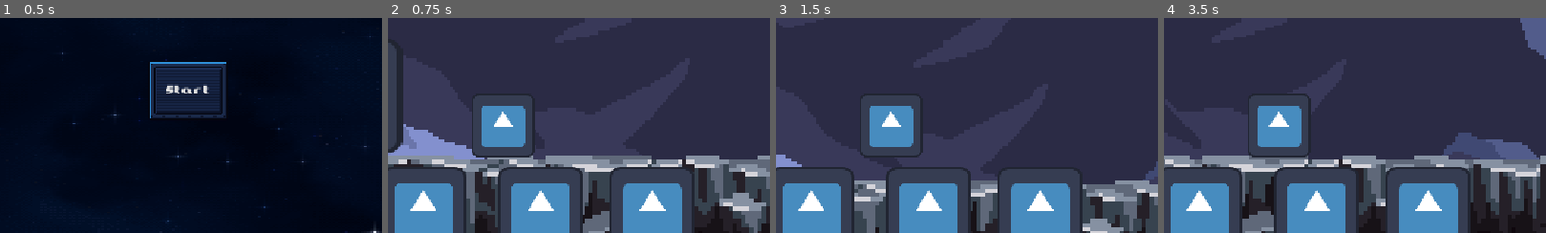
Above: before the commit, frames 1-4 (left to right).
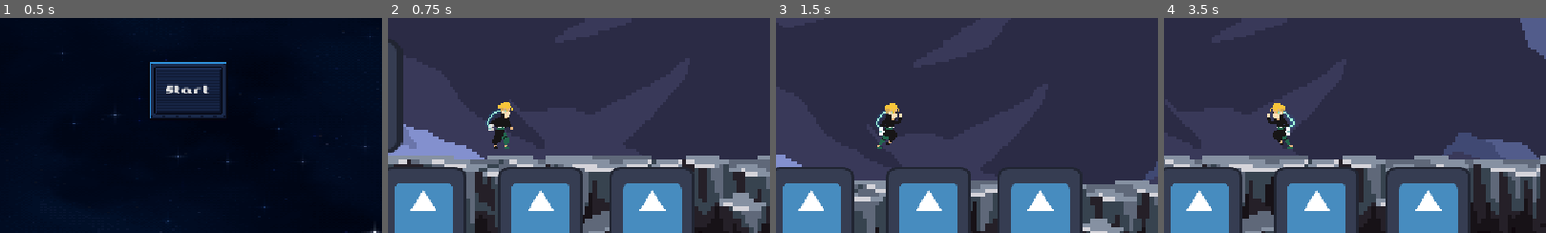
Above: after the commit, the same moments.

Repository: Ollieblock1/WHACK2026
Game: Godot game, scene res://game.tscn
Same seed, same stepped clock (60 frames per second), same inputs: the game is played once before the commit and once after it. The engine's default icon, where the game draws it, is replaced by a stand-in: a white triangle on a blue panel in a dark square.
Inputs:
- Up to frame 1 (0.5 s): no input
- Up to frame 2 (0.75 s): click "Start" at 0.5 s
- Up to frame 3 (1.5 s): tap Enter at 1.25 s; hold Right (moveRight) from 1.28 s (still down); tap Space (moveJump) at 1.35 s
- Up to frame 4 (3.5 s): tap Space (moveJump) at 1.52, 1.82, 2.27, 2.3, 2.57, 3.05 s; tap 1 (select1) at 2.1 s; release Right (moveRight) at 2.78 s; hold A (moveLeft) from 2.78 s (still down); tap 2 (select2) at 2.85 s
The pictures show only the part of the screen within x 24-74%, y 42-92%; the shares and areas given below are measured in that part.

Frame 1 is identical in both runs. In frame 2, 2.5% of the frame differs, in the area x 22-39%, y 39-65%; in frame 3, 2.4%; in frame 4, 2.5%.

Commit message:
Added some functionality for player anims

Diff:
--- a/scenes/player/player.tscn
+++ b/scenes/player/player.tscn
@@ -1,7 +1,7 @@
 [gd_scene format=3 uid="uid://cmso0t026kb2a"]
 
-[ext_resource type="Texture2D" uid="uid://dpunqpfijmmdo" path="res://icon.svg" id="1_8afob"]
 [ext_resource type="Script" uid="uid://ckmg8qdb8mlq" path="res://scripts/player/player.gd" id="1_dovo2"]
+[ext_resource type="Texture2D" uid="uid://bcnenki5n1rua" path="res://assets/player/animation-0002.png" id="2_dovo2"]
 
 [sub_resource type="RectangleShape2D" id="RectangleShape2D_3bixf"]
 size = Vector2(128, 128)
@@ -14,6 +14,265 @@
 
 [sub_resource type="CircleShape2D" id="CircleShape2D_1phas"]
 radius = 54.037025
+
+[sub_resource type="AtlasTexture" id="AtlasTexture_gmlin"]
+atlas = ExtResource("2_dovo2")
+region = Rect2(0, 288, 64, 48)
+
+[sub_resource type="AtlasTexture" id="AtlasTexture_lvxji"]
+atlas = ExtResource("2_dovo2")
+region = Rect2(64, 288, 64, 48)
+
+[sub_resource type="AtlasTexture" id="AtlasTexture_p47bc"]
+atlas = ExtResource("2_dovo2")
+region = Rect2(128, 288, 64, 48)
+
+[sub_resource type="AtlasTexture" id="AtlasTexture_75vfm"]
+atlas = ExtResource("2_dovo2")
+region = Rect2(192, 288, 64, 48)
+
+[sub_resource type="AtlasTexture" id="AtlasTexture_0owmy"]
+atlas = ExtResource("2_dovo2")
+region = Rect2(256, 288, 64, 48)
+
+[sub_resource type="AtlasTexture" id="AtlasTexture_qek5x"]
+atlas = ExtResource("2_dovo2")
+region = Rect2(320, 288, 64, 48)
+
+[sub_resource type="AtlasTexture" id="AtlasTexture_5gtgg"]
+atlas = ExtResource("2_dovo2")
+region = Rect2(384, 288, 64, 48)
+
+[sub_resource type="AtlasTexture" id="AtlasTexture_h17s1"]
+atlas = ExtResource("2_dovo2")
+region = Rect2(448, 288, 64, 48)
+
+[sub_resource type="AtlasTexture" id="AtlasTexture_je7p5"]
+atlas = ExtResource("2_dovo2")
+region = Rect2(512, 288, 64, 48)
+
+[sub_resource type="AtlasTexture" id="AtlasTexture_fm80t"]
+atlas = ExtResource("2_dovo2")
+region = Rect2(576, 288, 64, 48)
+
+[sub_resource type="AtlasTexture" id="AtlasTexture_gx1jg"]
+atlas = ExtResource("2_dovo2")
+region = Rect2(640, 288, 64, 48)
+
+[sub_resource type="AtlasTexture" id="AtlasTexture_ugbui"]
+atlas = ExtResource("2_dovo2")
+region = Rect2(704, 288, 64, 48)
+
+[sub_resource type="AtlasTexture" id="AtlasTexture_fcs02"]
+atlas = ExtResource("2_dovo2")
+region = Rect2(768, 288, 64, 48)
+
+[sub_resource type="AtlasTexture" id="AtlasTexture_myrg7"]
+atlas = ExtResource("2_dovo2")
+region = Rect2(832, 288, 64, 48)
+
+[sub_resource type="AtlasTexture" id="AtlasTexture_kvlxm"]
+atlas = ExtResource("2_dovo2")
+region = Rect2(256, 240, 64, 48)
+
+[sub_resource type="AtlasTexture" id="AtlasTexture_uf5tr"]
+atlas = ExtResource("2_dovo2")
+region = Rect2(0, 0, 64, 48)
+
+[sub_resource type="AtlasTexture" id="AtlasTexture_lgqa7"]
+atlas = ExtResource("2_dovo2")
+region = Rect2(64, 0, 64, 48)
+
+[sub_resource type="AtlasTexture" id="AtlasTexture_8ydkj"]
+atlas = ExtResource("2_dovo2")
+region = Rect2(128, 0, 64, 48)
+
+[sub_resource type="AtlasTexture" id="AtlasTexture_3j4b4"]
+atlas = ExtResource("2_dovo2")
+region = Rect2(192, 0, 64, 48)
+
+[sub_resource type="AtlasTexture" id="AtlasTexture_yj68g"]
+atlas = ExtResource("2_dovo2")
+region = Rect2(256, 0, 64, 48)
+
+[sub_resource type="AtlasTexture" id="AtlasTexture_ioxgp"]
+atlas = ExtResource("2_dovo2")
+region = Rect2(0, 240, 64, 48)
+
+[sub_resource type="AtlasTexture" id="AtlasTexture_cnsyf"]
+atlas = ExtResource("2_dovo2")
+region = Rect2(64, 240, 64, 48)
+
+[sub_resource type="AtlasTexture" id="AtlasTexture_007i1"]
+atlas = ExtResource("2_dovo2")
+region = Rect2(128, 240, 64, 48)
+
+[sub_resource type="AtlasTexture" id="AtlasTexture_6cv16"]
+atlas = ExtResource("2_dovo2")
+region = Rect2(192, 240, 64, 48)
+
+[sub_resource type="AtlasTexture" id="AtlasTexture_j4nxn"]
+atlas = ExtResource("2_dovo2")
+region = Rect2(256, 240, 64, 48)
+
+[sub_resource type="AtlasTexture" id="AtlasTexture_28m0y"]
+atlas = ExtResource("2_dovo2")
+region = Rect2(320, 240, 64, 48)
+
+[sub_resource type="AtlasTexture" id="AtlasTexture_uniwh"]
+atlas = ExtResource("2_dovo2")
+region = Rect2(384, 240, 64, 48)
+
+[sub_resource type="AtlasTexture" id="AtlasTexture_dovo2"]
+atlas = ExtResource("2_dovo2")
+region = Rect2(0, 48, 64, 48)
+
+[sub_resource type="AtlasTexture" id="AtlasTexture_iqsei"]
+atlas = ExtResource("2_dovo2")
+region = Rect2(64, 48, 64, 48)
+
+[sub_resource type="AtlasTexture" id="AtlasTexture_tffgl"]
+atlas = ExtResource("2_dovo2")
+region = Rect2(128, 48, 64, 48)
+
+[sub_resource type="AtlasTexture" id="AtlasTexture_pk8ii"]
+atlas = ExtResource("2_dovo2")
+region = Rect2(192, 48, 64, 48)
+
+[sub_resource type="AtlasTexture" id="AtlasTexture_5mf0n"]
+atlas = ExtResource("2_dovo2")
+region = Rect2(256, 48, 64, 48)
+
+[sub_resource type="AtlasTexture" id="AtlasTexture_4hvnv"]
+atlas = ExtResource("2_dovo2")
+region = Rect2(320, 48, 64, 48)
+
+[sub_resource type="SpriteFrames" id="SpriteFrames_3bixf"]
+animations = [{
+"frames": [{
+"duration": 1.0,
+"texture": SubResource("AtlasTexture_gmlin")
+}, {
+"duration": 1.0,
+"texture": SubResource("AtlasTexture_lvxji")
+}, {
+"duration": 1.0,
+"texture": SubResource("AtlasTexture_p47bc")
+}, {
+"duration": 1.0,
+"texture": SubResource("AtlasTexture_75vfm")
+}, {
+"duration": 1.0,
+"texture": SubResource("AtlasTexture_0owmy")
+}, {
+"duration": 1.0,
+"texture": SubResource("AtlasTexture_qek5x")
+}, {
+"duration": 1.0,
+"texture": SubResource("AtlasTexture_5gtgg")
+}, {
+"duration": 1.0,
+"texture": SubResource("AtlasTexture_h17s1")
+}, {
+"duration": 1.0,
+"texture": SubResource("AtlasTexture_je7p5")
+}, {
+"duration": 1.0,
+"texture": SubResource("AtlasTexture_fm80t")
+}, {
+"duration": 1.0,
+"texture": SubResource("AtlasTexture_gx1jg")
+}, {
+"duration": 1.0,
+"texture": SubResource("AtlasTexture_ugbui")
+}, {
+"duration": 1.0,
+"texture": SubResource("AtlasTexture_fcs02")
+}, {
+"duration": 1.0,
+"texture": SubResource("AtlasTexture_myrg7")
+}],
+"loop": 0,
+"name": &"death",
+"speed": 10.0
+}, {
+"frames": [{
+"duration": 1.0,
+"texture": SubResource("AtlasTexture_kvlxm")
+}],
+"loop": 1,
+"name": &"fall",
+"speed": 10.0
+}, {
+"frames": [{
+"duration": 1.0,
+"texture": SubResource("AtlasTexture_uf5tr")
+}, {
+"duration": 1.0,
+"texture": SubResource("AtlasTexture_lgqa7")
+}, {
+"duration": 1.0,
+"texture": SubResource("AtlasTexture_8ydkj")
+}, {
+"duration": 1.0,
+"texture": SubResource("AtlasTexture_3j4b4")
+}, {
+"duration": 1.0,
+"texture": SubResource("AtlasTexture_yj68g")
+}],
+"loop": 1,
+"name": &"idle",
+"speed": 10.0
+}, {
+"frames": [{
+"duration": 1.0,
+"texture": SubResource("AtlasTexture_ioxgp")
+}, {
+"duration": 1.0,
+"texture": SubResource("AtlasTexture_cnsyf")
+}, {
+"duration": 1.0,
+"texture": SubResource("AtlasTexture_007i1")
+}, {
+"duration": 1.0,
+"texture": SubResource("AtlasTexture_6cv16")
+}, {
+"duration": 1.0,
+"texture": SubResource("AtlasTexture_j4nxn")
+}, {
+"duration": 1.0,
+"texture": SubResource("AtlasTexture_28m0y")
+}, {
+"duration": 1.0,
+"texture": SubResource("AtlasTexture_uniwh")
+}],
+"loop": 0,
+"name": &"jump",
+"speed": 10.0
+}, {
+"frames": [{
+"duration": 1.0,
+"texture": SubResource("AtlasTexture_dovo2")
+}, {
+"duration": 1.0,
+"texture": SubResource("AtlasTexture_iqsei")
+}, {
+"duration": 1.0,
+"texture": SubResource("AtlasTexture_tffgl")
+}, {
+"duration": 1.0,
+"texture": SubResource("AtlasTexture_pk8ii")
+}, {
+"duration": 1.0,
+"texture": SubResource("AtlasTexture_5mf0n")
+}, {
+"duration": 1.0,
+"texture": SubResource("AtlasTexture_4hvnv")
+}],
+"loop": 1,
+"name": &"run",
+"speed": 10.0
+}]
 
 [node name="Player" type="CharacterBody2D" unique_id=2066525280 groups=["player"]]
 collision_layer = 8
@@ -23,9 +282,6 @@
 [node name="CollisionShape2D" type="CollisionShape2D" parent="." unique_id=1881094132]
 shape = SubResource("RectangleShape2D_3bixf")
 
-[node name="Sprite2D" type="Sprite2D" parent="." unique_id=1283357609]
-texture = ExtResource("1_8afob")
-
 [node name="interactionSphere" type="Area2D" parent="." unique_id=1982946782]
 collision_layer = 12
 collision_mask = 12
@@ -53,6 +309,13 @@
 shape = SubResource("CircleShape2D_1phas")
 debug_color = Color(1, 0, 0, 0.41960785)
 
+[node name="AnimatedSprite2D" type="AnimatedSprite2D" parent="." unique_id=630544719]
+scale = Vector2(3, 3)
+sprite_frames = SubResource("SpriteFrames_3bixf")
+animation = &"run"
+autoplay = "idle"
+frame_progress = 0.0067470446
+
 [connection signal="timeout" from="iframes" to="." method="_on_iframes_timeout"]
 [connection signal="body_entered" from="hitbox" to="." method="_on_experiment_detector_body_entered"]
 [connection signal="body_exited" from="hitbox" to="." method="_on_experiment_detector_body_exited"]
--- a/scripts/player/player.gd
+++ b/scripts/player/player.gd
@@ -12,18 +12,31 @@
 	# Add the gravity.
 	if not is_on_floor():
 		velocity += get_gravity() * delta
+		if $AnimatedSprite2D.animation_finished:
+			$AnimatedSprite2D.animation = "fall"
 
 	# Handle jump.
 	if Input.is_action_just_pressed("moveJump") and is_on_floor():
 		velocity.y = JUMP_VELOCITY
+		$AnimatedSprite2D.animation="jump"
+		$AnimatedSprite2D.play()
 
 	# Get the input direction and handle the movement/deceleration.
 	# As good practice, you should replace UI actions with custom gameplay actions.
 	var direction := Input.get_axis("moveLeft", "moveRight")
 	if direction:
 		velocity.x = direction * SPEED
+		if Input.is_action_pressed("moveLeft"):
+			$AnimatedSprite2D.flip_h = true
+		if Input.is_action_pressed("moveRight"):
+			$AnimatedSprite2D.flip_h = false
+		$AnimatedSprite2D.animation = "run"
 	else:
 		velocity.x = move_toward(velocity.x, 0, SPEED)
+	if not (Input.is_anything_pressed() or is_on_floor()):
+		$AnimatedSprite2D.animation = "idle"
+
+	$AnimatedSprite2D.play()
 
 
 	move_and_slide()
Binary file added: assets/player/animation-0002.png
Not shown, added: assets/player/animation-0002.png.import
